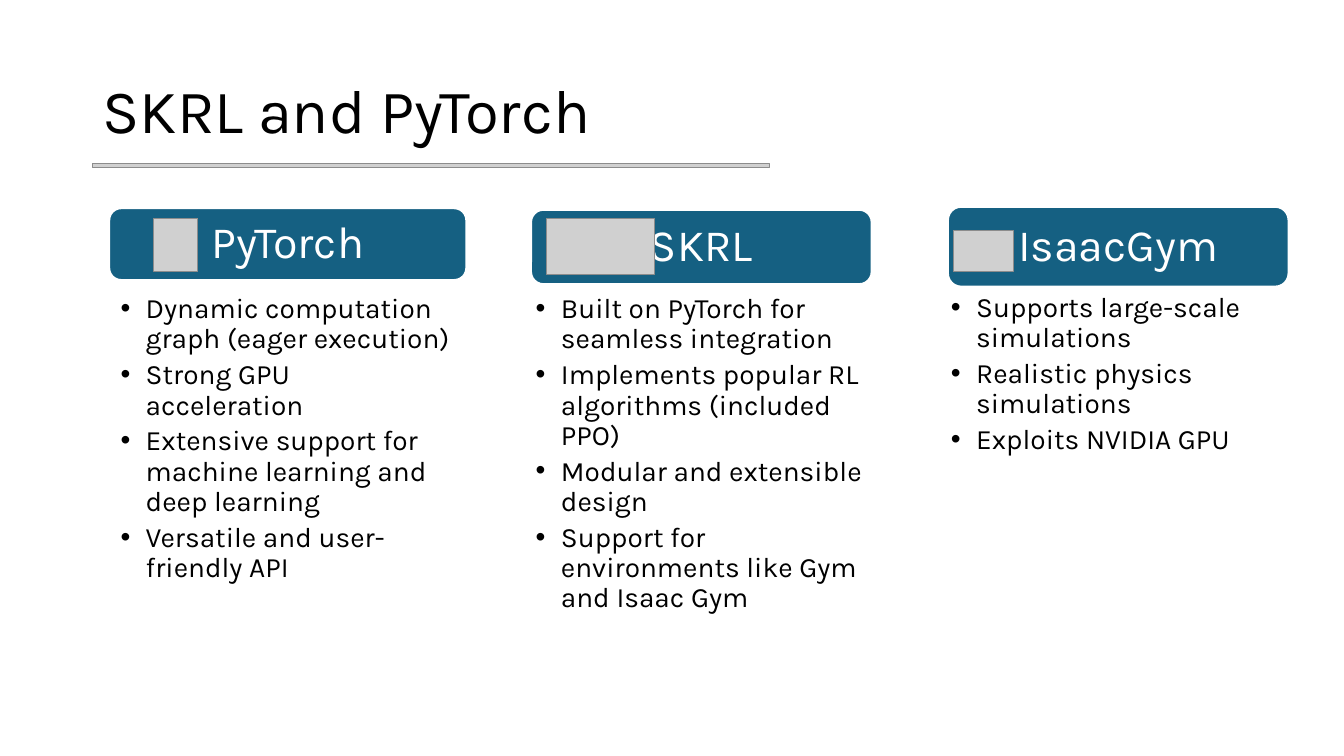
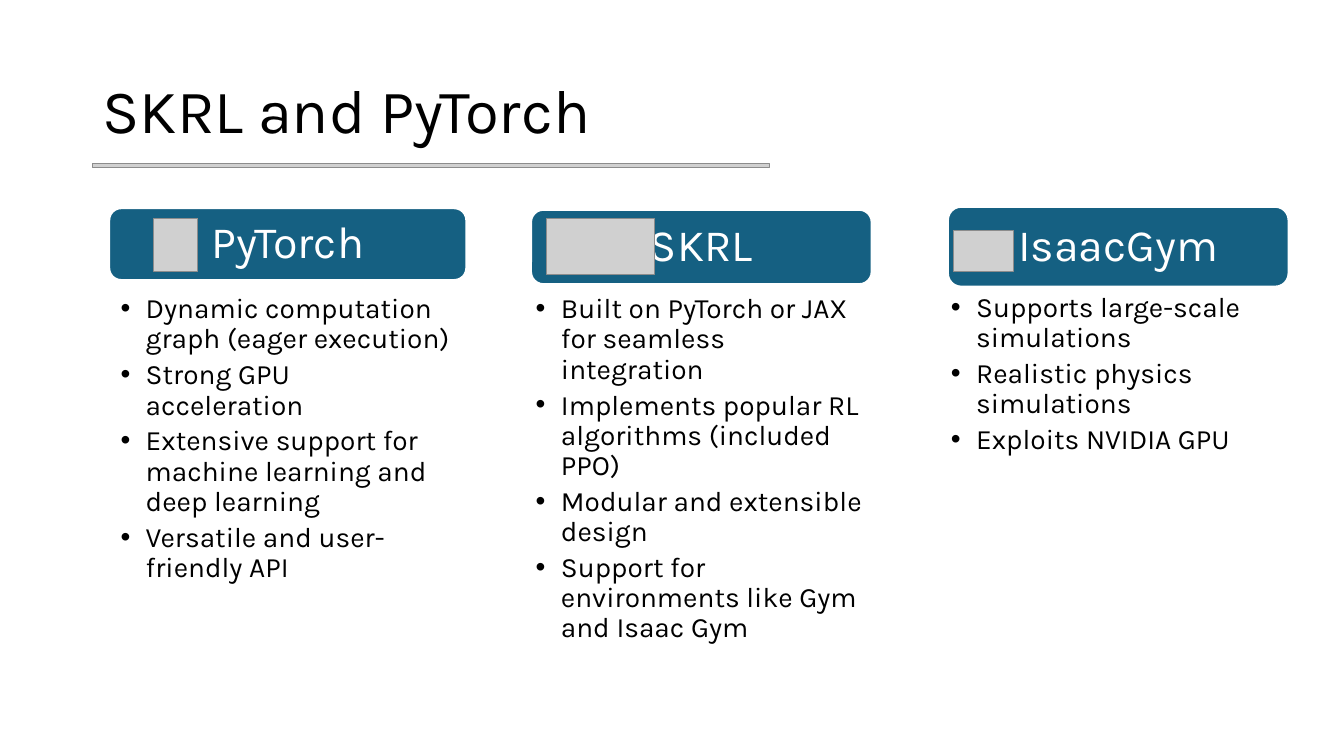
Before and after one commit to mettz/cps-project, a slide deck: slide 4 of Slides.pptx. Drawn at 1344x756 pixels with LibreOffice and Linux fonts; fonts in the diff are those of the drawing; grey boxes stand for pictures. Boxes give left, top, right and bottom in pixels: in the first picture for what was removed or moved away, otherwise in the second. Text is boxed around its words. In the diff, an @@ line names an element or a change of style, - is before the commit and + after.

```diff
--- a/Slides.pptx
+++ b/Slides.pptx
@@ text at (x1=561, y1=298, x2=847, y2=386): text changed @@
-  • Built on PyTorch for seamless integration
+  • Built on PyTorch or JAX for seamless integration
```
Also in this commit, not shown: 2 other slides changed, 2 slides added, 1 slide removed.
